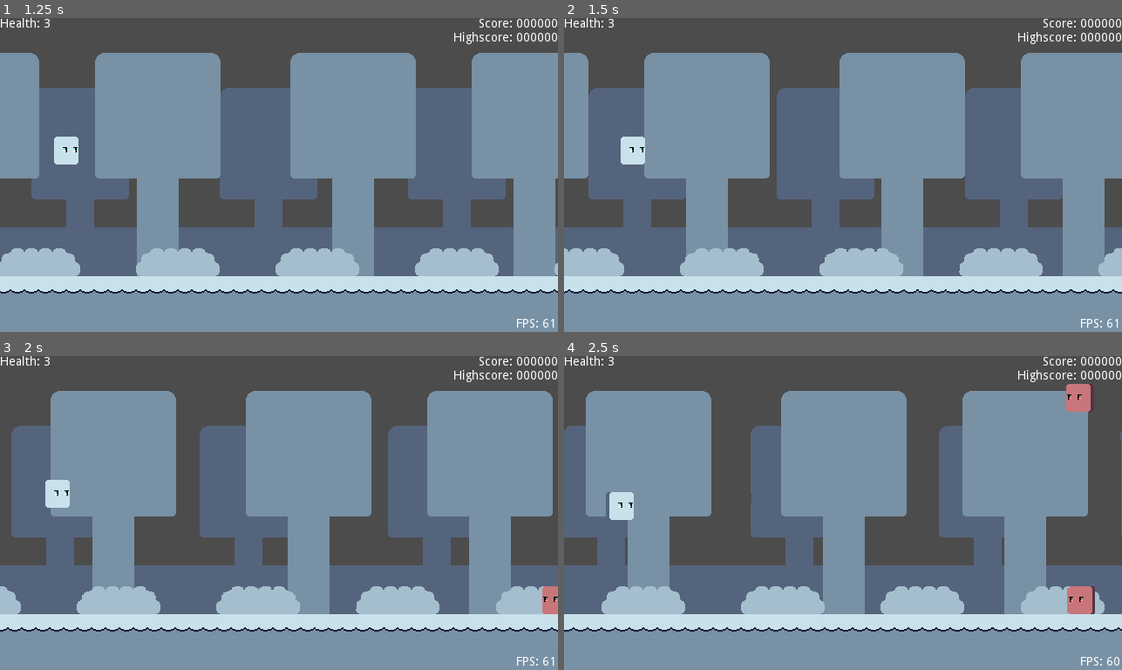
Above: before the commit, frames 1-4 (two rows, left to right).
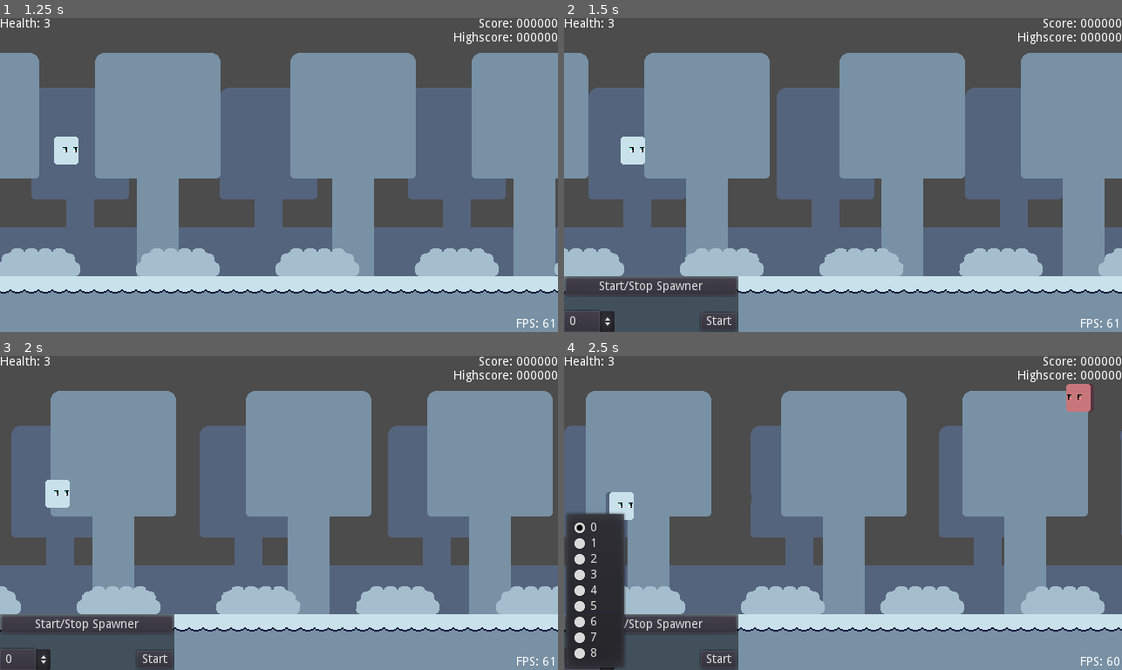
Above: after the commit, the same moments.

Repository: NexusrexDev/Geoshootria
Game: Godot game, scene res://Scenes/Rooms/MainMenu.tscn
Two runs of this game, one before a commit and one after it. Both use one fixed random seed, a clock stepped at 60 frames per second and the inputs below.
Inputs (mouse positions are in pixels of both pictures, inside the frame that each line leads up to):
- Up to frame 1 (1.25 s): tap Enter (ui_select) at 0.5 s; hold D (ui_right) from 0.53 s (still down); tap Y (ui_customspawn) at 0.6 s; tap Space (ui_accept) at 0.77 s
- Up to frame 2 (1.5 s): release D (ui_right) at 1.28 s; hold S (ui_down) from 1.28 s (still down); tap Y (ui_customspawn) at 1.35 s
- Up to frame 3 (2 s): keep holding S (ui_down); tap Space (ui_accept) at 1.52 s
- Up to frame 4 (2.5 s): release S (ui_down) at 2 s; click (591, 660) at 2 s, where only the run after the commit has a clickable "0"

Frame 1 is identical in both runs. In frame 2, 5.5% of the frame differs, in the area x 0-32%, y 82-100%; in frame 3, 5.7%; in frame 4, 9.2%, in the area x 0-96%, y 49-100%.

Commit message:
Implemented pattern debug controller, splitting the spawning into multiple functions

Diff:
--- /dev/null
+++ b/Scenes/Objects/Interfaces/SpawnerDebug.tscn
@@ -0,0 +1,48 @@
+[gd_scene format=2]
+
+[node name="DebugInterface" type="Control"]
+anchor_right = 1.0
+anchor_bottom = 1.0
+
+[node name="ColorRect" type="ColorRect" parent="."]
+anchor_top = 1.0
+anchor_bottom = 1.0
+margin_top = -64.0
+margin_right = 200.0
+color = Color( 0, 0, 0, 0.45098 )
+
+[node name="PlayStop" type="Control" parent="ColorRect"]
+margin_right = 200.0
+
+[node name="StopResume" type="Button" parent="ColorRect/PlayStop"]
+anchor_right = 1.0
+margin_left = 2.0
+margin_top = 2.0
+margin_right = -2.0
+margin_bottom = 20.0
+text = "Start/Stop Spawner"
+
+[node name="SelectPattern" type="Control" parent="ColorRect"]
+anchor_top = 1.0
+anchor_right = 1.0
+anchor_bottom = 1.0
+
+[node name="PatternIndex" type="OptionButton" parent="ColorRect/SelectPattern"]
+anchor_top = 1.0
+anchor_bottom = 1.0
+margin_top = -24.0
+margin_right = 58.0
+text = "0"
+items = [ "0", null, false, 0, null, "1", null, false, 1, null, "2", null, false, 2, null, "3", null, false, 3, null, "4", null, false, 4, null, "5", null, false, 5, null, "6", null, false, 6, null, "7", null, false, 7, null, "8", null, false, 8, null ]
+selected = 0
+
+[node name="PatternPlay" type="Button" parent="ColorRect/SelectPattern"]
+anchor_left = 1.0
+anchor_top = 1.0
+anchor_right = 1.0
+anchor_bottom = 1.0
+margin_left = -43.0
+margin_top = -22.0
+margin_right = -2.0
+margin_bottom = -2.0
+text = "Start"
--- a/Scenes/Objects/Spawner.tscn
+++ b/Scenes/Objects/Spawner.tscn
@@ -9,6 +9,7 @@
 [ext_resource path="res://Scenes/Objects/Enemies/bombEnemy.tscn" type="PackedScene" id=7]
 [ext_resource path="res://Scenes/Objects/Enemies/aimEnemy.tscn" type="PackedScene" id=8]
 [ext_resource path="res://Scenes/Objects/Enemies/rungunEnemy.tscn" type="PackedScene" id=9]
+[ext_resource path="res://Scenes/Objects/Interfaces/SpawnerDebug.tscn" type="PackedScene" id=10]
 
 [node name="Spawner" type="Node"]
 pause_mode = 1
@@ -25,5 +26,14 @@
 [node name="enemyTimer" type="Timer" parent="."]
 one_shot = true
 
+[node name="CanvasLayer" type="CanvasLayer" parent="."]
+
+[node name="DebugInterface" parent="CanvasLayer" instance=ExtResource( 10 )]
+visible = false
+
 [connection signal="timeout" from="patternTimer" to="." method="patternPicker"]
 [connection signal="timeout" from="enemyTimer" to="." method="createEnemy"]
+[connection signal="pressed" from="CanvasLayer/DebugInterface/ColorRect/PlayStop/StopResume" to="." method="debugSpawnerControl"]
+[connection signal="pressed" from="CanvasLayer/DebugInterface/ColorRect/SelectPattern/PatternPlay" to="." method="debugPatternPlay"]
+
+[editable path="CanvasLayer/DebugInterface"]
--- a/Scenes/Rooms/Level.tscn
+++ b/Scenes/Rooms/Level.tscn
@@ -170,16 +170,17 @@
 position = Vector2( -48, 164 )
 shape = SubResource( 4 )
 
+[node name="Music" type="AudioStreamPlayer" parent="."]
+pause_mode = 2
+stream = ExtResource( 19 )
+autoplay = true
+bus = "Music"
+
 [node name="Spawner" parent="." instance=ExtResource( 7 )]
 enemyPatterns = [ ExtResource( 10 ), ExtResource( 16 ), ExtResource( 15 ), ExtResource( 13 ), ExtResource( 12 ), ExtResource( 17 ), ExtResource( 14 ), ExtResource( 9 ) ]
 bossPatterns = [ ExtResource( 11 ), ExtResource( 11 ) ]
 empoweringPattern = ExtResource( 11 )
 selectionMinMax = [ 3, 7 ]
 
-[node name="Music" type="AudioStreamPlayer" parent="."]
-pause_mode = 2
-stream = ExtResource( 19 )
-bus = "Music"
-
 [connection signal="death" from="Player" to="HUD" method="gameOver"]
 [connection signal="healthChange" from="Player" to="HUD" method="healthUpdate"]
--- a/Scenes/Rooms/MainMenu.tscn
+++ b/Scenes/Rooms/MainMenu.tscn
@@ -167,6 +167,7 @@
 
 [node name="Music" type="AudioStreamPlayer" parent="."]
 stream = ExtResource( 3 )
+autoplay = true
 bus = "Music"
 
 [connection signal="pressed" from="Main/Play" to="." method="playPressed"]
--- a/Scripts/Player.gd
+++ b/Scripts/Player.gd
@@ -24,13 +24,6 @@
 	if canControl:
 		if Input.is_action_pressed("ui_accept"):
 			shooting()
-
-	#Debug instantiation code
-	if Input.is_action_just_released("ui_customspawn"):
-		assert(debugEnemy, "No debug objects were found")
-		var enemy = debugEnemy.instance()
-		enemy.position = debugVector
-		get_parent().add_child(enemy)
 
 func _physics_process(_delta):
 	# Movement
--- a/Scripts/Spawner.gd
+++ b/Scripts/Spawner.gd
@@ -14,6 +14,7 @@
 # Enemy arrays
 export(Array, PackedScene) var enemyReferences
 # Inner spawner variables
+var running:bool
 var finishedPatterns: int
 var currentPattern
 var fullEnemies: int
@@ -23,14 +24,17 @@
 # References
 onready var patternTimer = $patternTimer
 onready var enemyTimer = $enemyTimer
+onready var debugInterface = $CanvasLayer/DebugInterface
 
 func startSpawner():
 	# Used to start the pattern, using an AnimationPlayer
 	randomize()
+	running = true
 	patternPicker()
 
 func stopSpawner():
 	# Used to stop the patterns by stopping all timers
+	running = false
 	patternTimer.stop()
 	enemyTimer.stop()
 
@@ -43,30 +47,38 @@
 	# warning-ignore:narrowing_conversion
 	var randomRangeNumber: int = (randf() * 100)
 
+	var index
+
 	# Selecting with ranges based on the player's progress
 	if selectionRange == selectionMinMax[1]:
 		if randomRangeNumber < enemyRange:
 			# Enemy pattern selection
 			var randomEnemyNumber: int = (randi() % selectionRange)
-			currentPattern = enemyPatterns[randomEnemyNumber]
+			index = enemyPatterns[randomEnemyNumber]
 		elif randomRangeNumber < (enemyRange + bossRange):
 			# Boss pattern selection
 			var randomBossNumber: int = (randi() % 2)
-			currentPattern = bossPatterns[randomBossNumber]
+			index = bossPatterns[randomBossNumber]
 		else:
 			# Empowering pattern selection
-			currentPattern = empoweringPattern
+			index = empoweringPattern
 	else:
 		# Excluding the boss range value from the entire equation by extending the enemy range
 		if randomRangeNumber < (enemyRange + bossRange):
 			# Enemy pattern selection
 			var randomEnemyNumber: int = (randi() % selectionRange)
-			currentPattern = enemyPatterns[randomEnemyNumber]
+			index = enemyPatterns[randomEnemyNumber]
 		else:
 			# Empowering pattern selection
-			currentPattern = empoweringPattern
+			index = empoweringPattern
 
-	# Setting the additional variables
+	startPattern(index)
+
+# This method starts a pattern, used for debugging and separating the creation from the pattern selection
+func startPattern(patternIndex):
+	currentPattern = patternIndex
+
+	# Setting the counters/pointers
 	currentEnemy = 0
 	completedEnemies = 0
 	fullEnemies = currentPattern.enemyList.size()
@@ -76,6 +88,8 @@
 
 # This method creates an enemy, called in the start of a pattern, and when a timer is off
 func createEnemy():
+	if !running:
+		return
 	# Variables to utilize for creating enemies
 	var currentEnemyRef = currentPattern.enemyList[currentEnemy]
 	var currentEnemyAtPlayer: bool = currentEnemyRef.createAtPlayer
@@ -105,6 +119,8 @@
 
 # This method is called once an enemy is destroyed/passed safely (using a signal)
 func enemyPassed():
+	if !running:
+		return
 	# Increment the completed enemy variable
 	completedEnemies += 1
 
@@ -113,3 +129,22 @@
 		patternTimer.start()
 		# Adding up to the finished patterns counter to increase the range
 		finishedPatterns += 1
+
+# Turning the debug menu on and off
+func _process(_delta):
+	if Input.is_action_just_released("ui_customspawn"):
+		debugInterface.visible = !debugInterface.visible
+
+# Starts/Stops the regular spawning behavior
+func debugSpawnerControl():
+	if running:
+		stopSpawner()
+	else:
+		startSpawner()
+
+# Plays a chosen pattern
+func debugPatternPlay():
+	var patternIndex: int = $CanvasLayer/DebugInterface/ColorRect/SelectPattern/PatternIndex.get_selected_id()
+	stopSpawner()
+	running = true
+	startPattern(enemyPatterns[patternIndex])
Not shown: 1 places in Scenes/Objects/Spawner.tscn that only renumber resources
